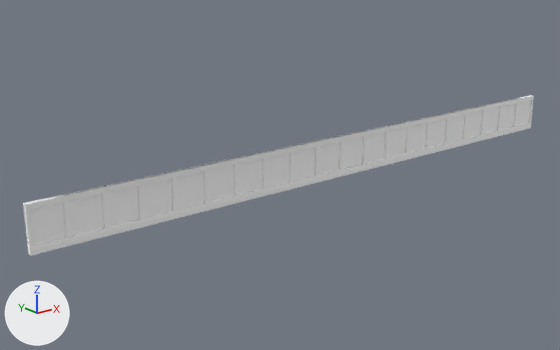
The FBX model turno-notturno/Assets/Art/Model/window.fbx as it was, and as the next commit left it.
One viewpoint serves both versions: a 50 mm camera at (-19.1, -10.2, 3.8) aimed at (-1.8, 11.3, -4.9). Lighting does not change. The marker at lower left points along +X, +Y and +Z. Where no turn or scale is listed for an object, it has been applied to the vertices. Vertices at the same position are counted once.
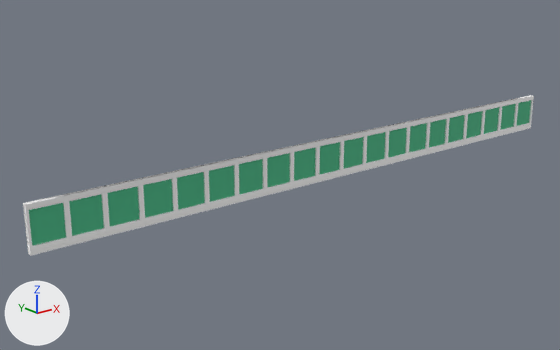
Commit message: add window

Location of each change, (x1, y1, x2, y2) in pixels of the pictures (560 x 350 px):
```json
{"part": 1, "of": "me_mesh", "change": "recoloured", "before": [29, 100, 531, 246], "after": [29, 100, 531, 246], "on screen": "white to green"}
```

Edits to the scene script, one JSON object a line:
```json
{"op": "add", "block": "mat_blinn1", "code": ["mat_blinn1 = principled_material('blinn1')", "mat_blinn1.base_color = (0.0675, 0.5, 0.25)  # green #49bc89", "mat_blinn1.roughness = 0.749"]}
{"block": "me_mesh", "where": "me_mesh.from_pydata(...)  # 732 vertices, 787 faces; spans x -12.0..12.0, y -0.1..0.1, z -0.1..1.4"}
{"block": "me_mesh", "where": "# used by ob_pcube154; location = (0.06, 10.07, -4.86)"}
{"block": "me_mesh", "change": "me_mesh part 1: 40 of the faces centred in x -11.4..11.4, y 0.0, z 0.7 switch from mat_lambert1 (white #ffffff) to mat_blinn1 (green #49bc89)"}
```
